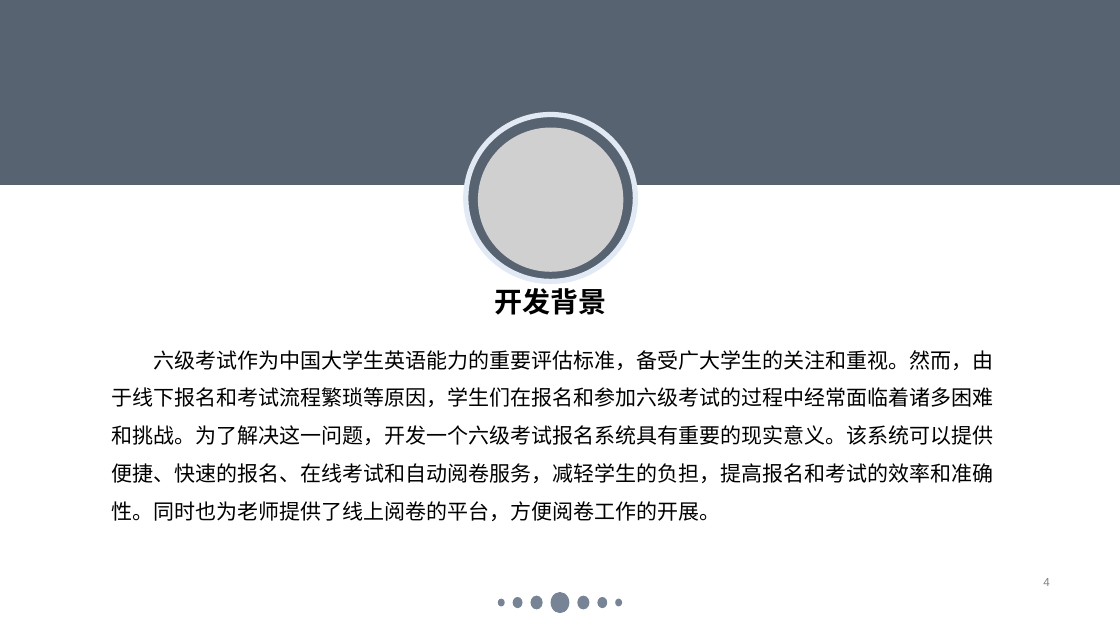
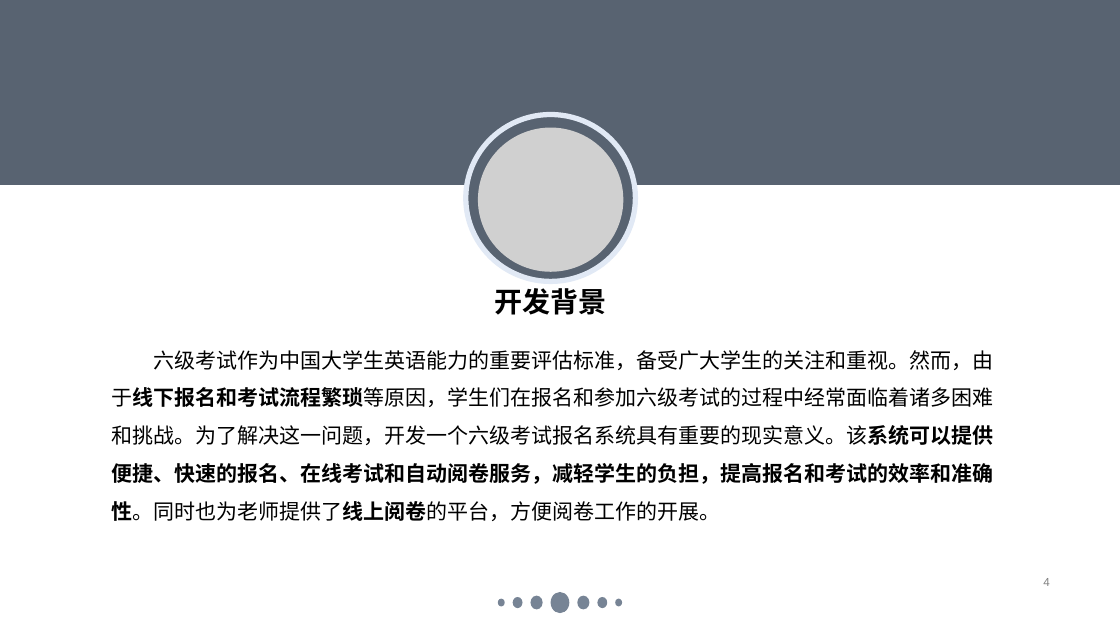
Before and after one commit to ZhaoYang0125/CABSE-JS, a slide deck: slide 4 of 提交物/大作业展示ppt.pptx. Drawn at 1120x630 pixels with LibreOffice and Linux fonts; fonts in the diff are those of the drawing; grey boxes stand for pictures. Boxes give left, top, right and bottom in pixels: in the first picture for what was removed or moved away, otherwise in the second. Text is boxed around its words. In the diff, an @@ line names an element or a change of style, - is before the commit and + after.

```diff
--- a/提交物/大作业展示ppt.pptx
+++ b/提交物/大作业展示ppt.pptx
@@ text "六级考试作为中国大学生英语能力的重要评估标准，备受广大学生的关注和重视。然而，由于线下报名和考试流程繁琐等原因，学生们在 ..." at [112, 350, 994, 521]: bold on in "六级考试作为中国大学生英语能力的重要评估标准，备受广大学生的关注和重视。然而，由于线下报名和考试流程繁琐等原因，学生们在 ..." @@
```
Also in this commit, not shown: 5 other slides changed, 1 slide added, 1 slide removed.
